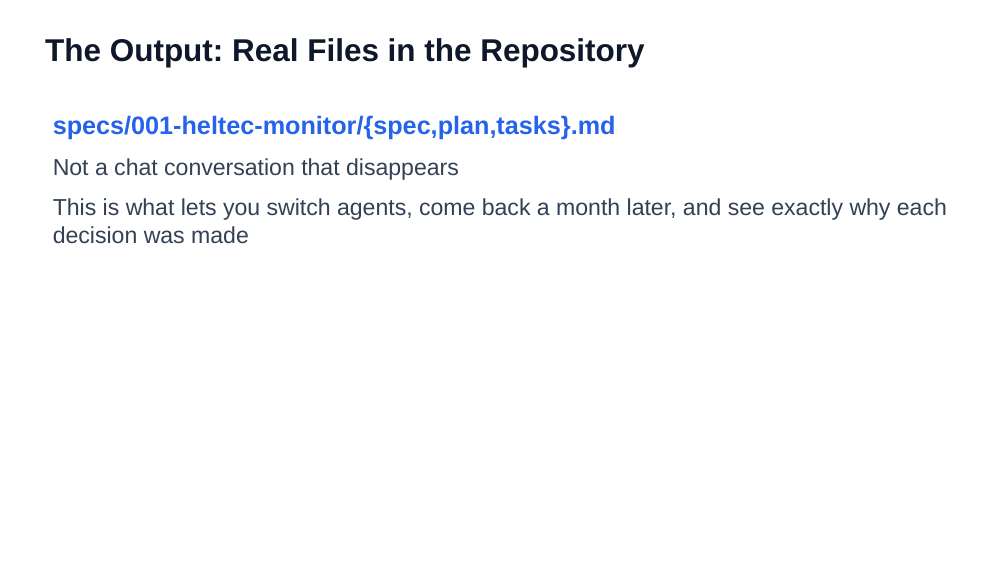
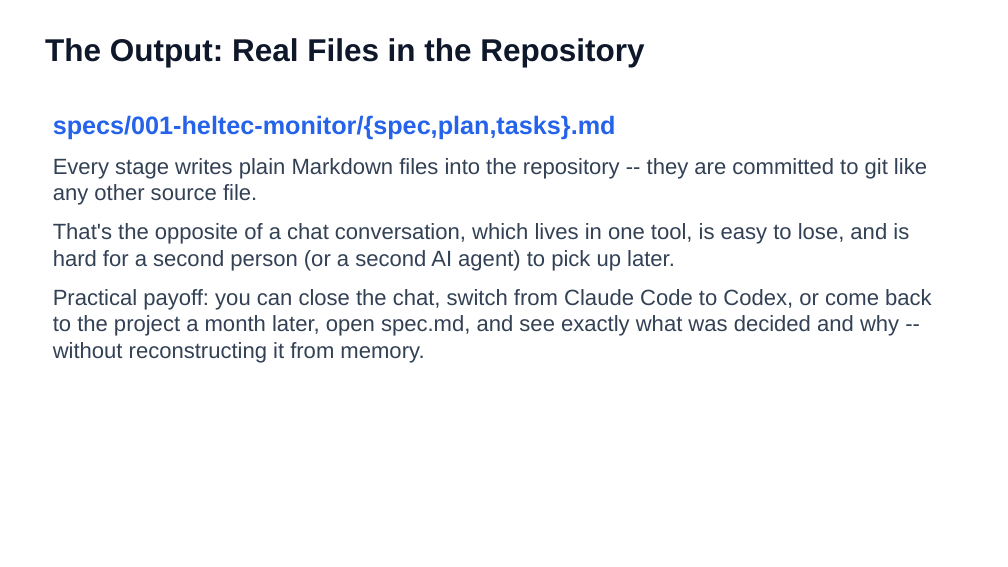
Before and after one commit to ronyronen/speckit-claude-presentation, a slide deck: slide 11 of presentation/speckit-workshop-draft-en.pptx. Drawn at 1008x567 pixels with LibreOffice and Linux fonts; fonts in the diff are those of the drawing. Boxes give left, top, right and bottom in pixels: in the first picture for what was removed or moved away, otherwise in the second. Text is boxed around its words. In the diff, an @@ line names an element or a change of style, - is before the commit and + after.

```diff
--- a/presentation/speckit-workshop-draft-en.pptx
+++ b/presentation/speckit-workshop-draft-en.pptx
@@ text at [53, 158, 932, 363]: text changed; size 22 to 21 pt @@
-Not a chat conversation that disappears
-This is what lets you switch agents, come back a month later, and see exactly why each decision was made
+Every stage writes plain Markdown files into the repository -- they are committed to git like any other source file.
+That's the opposite of a chat conversation, which lives in one tool, is easy to lose, and is hard for a second person (or a second AI agent) to pick up later.
+Practical payoff: you can close the chat, switch from Claude Code to Codex, or come back to the project a month later, open spec.md, and see exactly what was decided and why -- without reconstructing it from memory.
```
Also in this commit, not shown: 8 other slides changed, 1 slide added, 1 slide removed, 1 other file.
